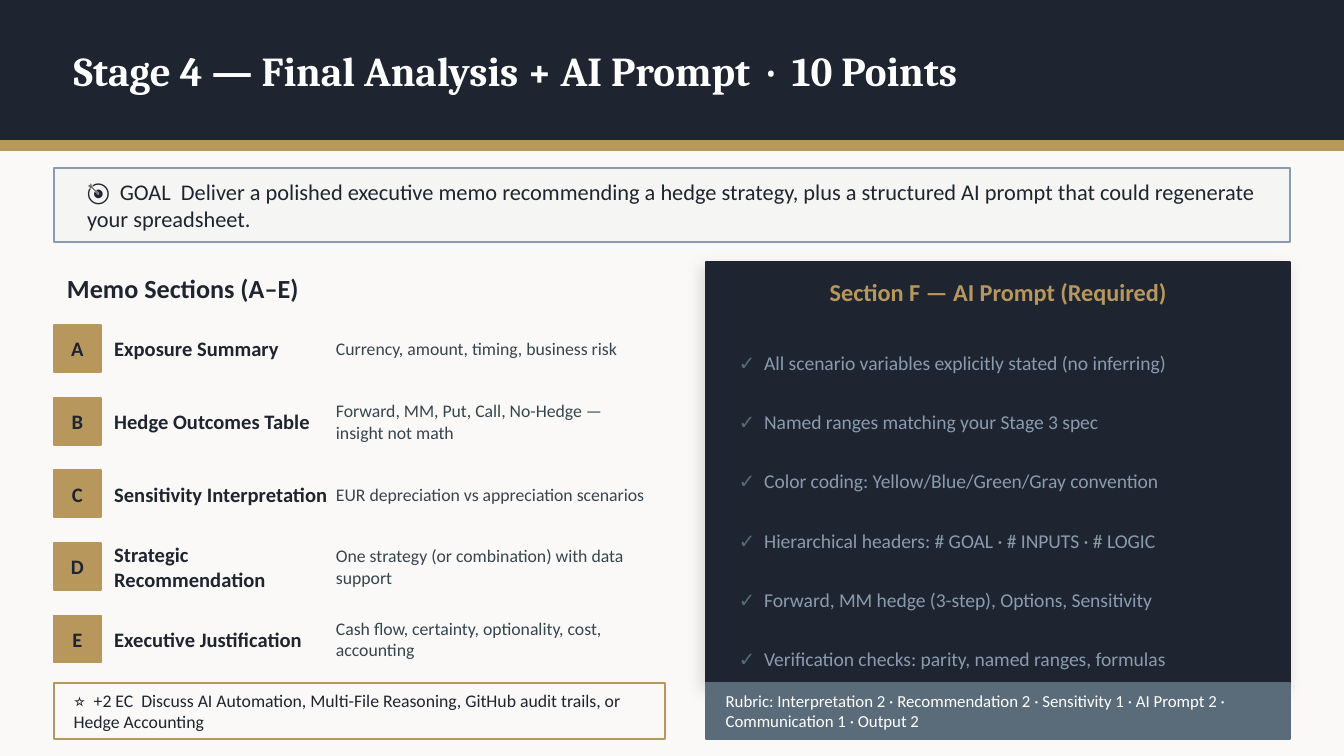
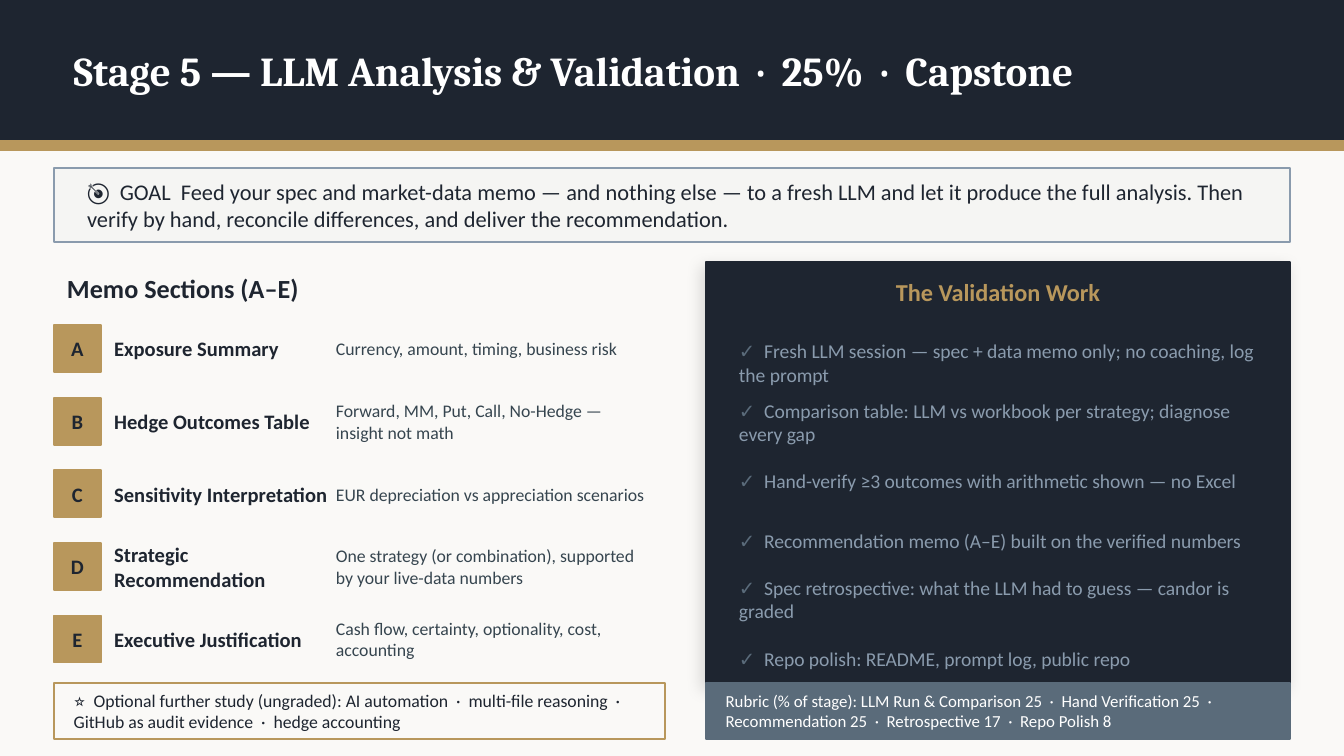
Before and after one commit to adamwstauffer/shidler, a slide deck: slide 9 of courses/International-Finance-And-Securities/projects/fx-hedging/FX-Hedging-Project.pptx (slide 7 before the commit). Drawn at 1344x756 pixels with LibreOffice and Linux fonts; fonts in the diff are those of the drawing. Boxes give left, top, right and bottom in pixels: in the first picture for what was removed or moved away, otherwise in the second. Text is boxed around its words. In the diff, an @@ line names an element or a change of style, - is before the commit and + after.

```diff
--- a/courses/International-Finance-And-Securities/projects/fx-hedging/FX-Hedging-Project.pptx
+++ b/courses/International-Finance-And-Securities/projects/fx-hedging/FX-Hedging-Project.pptx
@@ text at <box>74,57,1073,95</box>: text changed @@
-Stage 4 — Final Analysis + AI Prompt · 10 Points
+Stage 5 — LLM Analysis & Validation · 25% · Capstone
@@ text at <box>87,184,1243,231</box>: text changed @@
-🎯 GOAL Deliver a polished executive memo recommending a hedge strategy, plus a structured AI prompt that could regenerate your spreadsheet.
+🎯 GOAL Feed your spec and market-data memo — and nothing else — to a fresh LLM and let it produce the full analysis. Then verify by hand, reconcile differences, and deliver the recommendation.
@@ text at <box>896,284,1100,301</box>: text changed @@
-Section F — AI Prompt (Required)
+The Validation Work
@@ text at <box>739,344,1254,385</box>: text changed @@
-✓ All scenario variables explicitly stated (no inferring)
+✓ Fresh LLM session — spec + data memo only; no coaching, log the prompt
@@ text at <box>739,404,1230,444</box>: text changed @@
-✓ Named ranges matching your Stage 3 spec
+✓ Comparison table: LLM vs workbook per strategy; diagnose every gap
@@ text at <box>764,474,1236,491</box>: text changed @@
-✓ Color coding: Yellow/Blue/Green/Gray convention
+✓ Hand-verify ≥3 outcomes with arithmetic shown — no Excel
@@ text at <box>764,534,1241,550</box>: text changed @@
-✓ Hierarchical headers: # GOAL · # INPUTS · # LOGIC
+✓ Recommendation memo (A–E) built on the verified numbers
@@ text at <box>336,549,634,587</box>: text changed @@
-One strategy (or combination) with data support
+One strategy (or combination), supported by your live-data numbers
@@ text at <box>739,581,1229,621</box>: text changed @@
-✓ Forward, MM hedge (3-step), Options, Sensitivity
+✓ Spec retrospective: what the LLM had to guess — candor is graded
@@ text at <box>764,652,1131,670</box>: text changed @@
-✓ Verification checks: parity, named ranges, formulas
+✓ Repo polish: README, prompt log, public repo
@@ text at <box>74,694,607,731</box>: text changed @@
-⭐ +2 EC Discuss AI Automation, Multi-File Reasoning, GitHub audit trails, or Hedge Accounting
+⭐ Optional further study (ungraded): AI automation · multi-file reasoning · GitHub as audit evidence · hedge accounting
@@ text at <box>726,695,1200,730</box>: text changed @@
-Rubric: Interpretation 2 · Recommendation 2 · Sensitivity 1 · AI Prompt 2 · Communication 1 · Output 2
+Rubric (% of stage): LLM Run & Comparison 25 · Hand Verification 25 · Recommendation 25 · Retrospective 17 · Repo Polish 8
```
Also in this commit, not shown: 14 other slides changed, 3 slides added, 1 slide removed.
